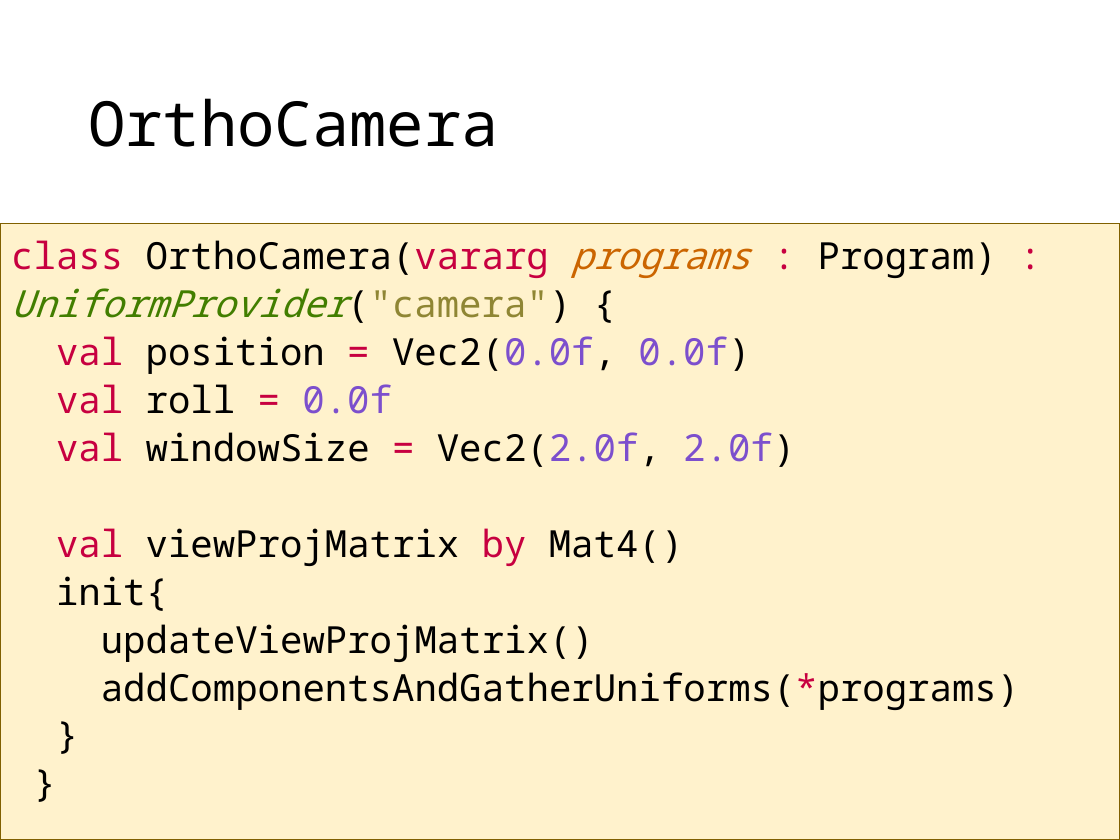
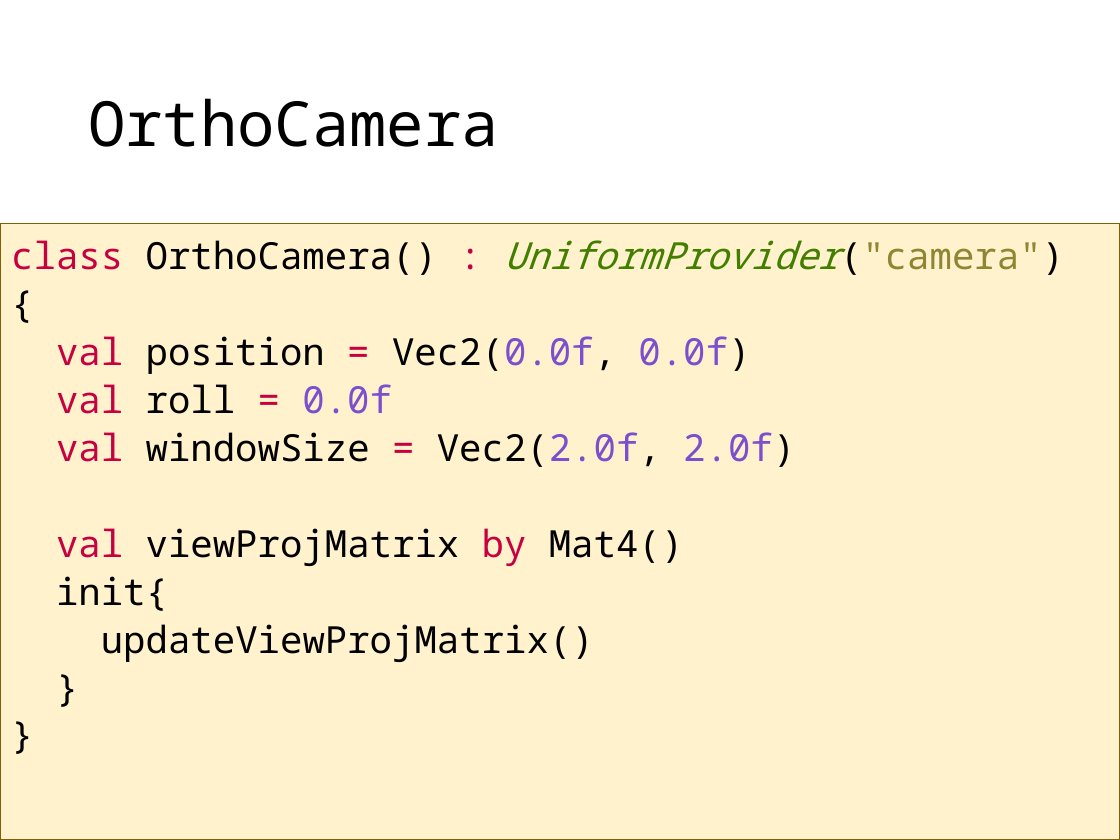
Before and after one commit to szecsi/kogfactory, a slide deck: slide 11 of projects/kog.020.030-gom/3gre055_2Dcam.pptx. Drawn at 1120x840 pixels with LibreOffice and Linux fonts; fonts in the diff are those of the drawing. Boxes give left, top, right and bottom in pixels: in the first picture for what was removed or moved away, otherwise in the second. Text is boxed around its words. In the diff, an @@ line names an element or a change of style, - is before the commit and + after.

```diff
--- a/projects/kog.020.030-gom/3gre055_2Dcam.pptx
+++ b/projects/kog.020.030-gom/3gre055_2Dcam.pptx
@@ text at (11,240,1064,275): text changed @@
-class OrthoCamera(vararg programs : Program) : UniformProvider("camera") {
+class OrthoCamera() : UniformProvider("camera") {
@@ text at (101,672,1019,710): paragraph removed @@
-addComponentsAndGatherUniforms(*programs)
```
Also in this commit, not shown: 1 other slide changed, 3 other files.
